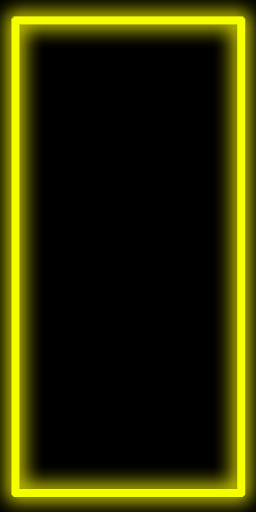
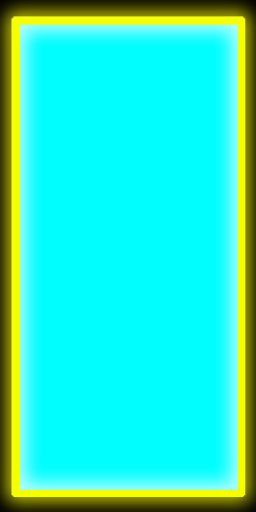
Layer changes from the first 256x512 image to the second:
added layer "Layer 4" above "Layer 2" over [19,24,238,489]
